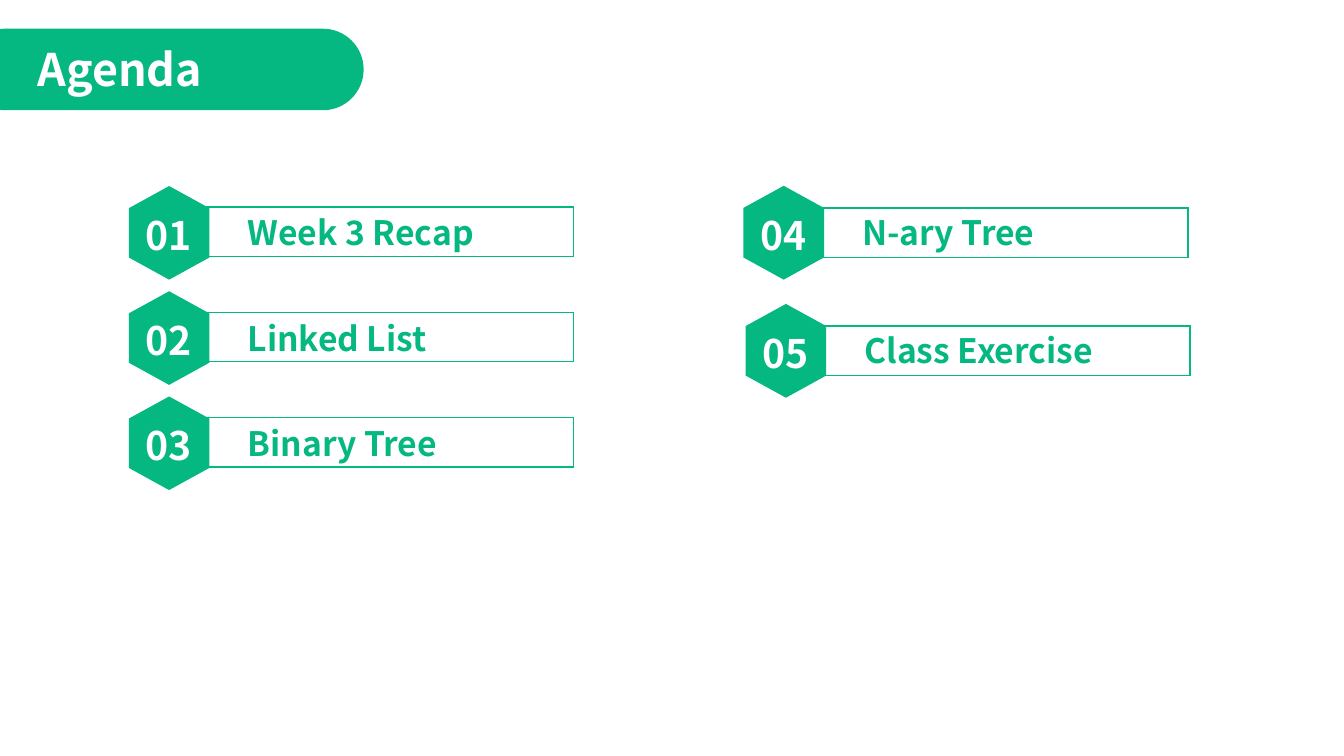
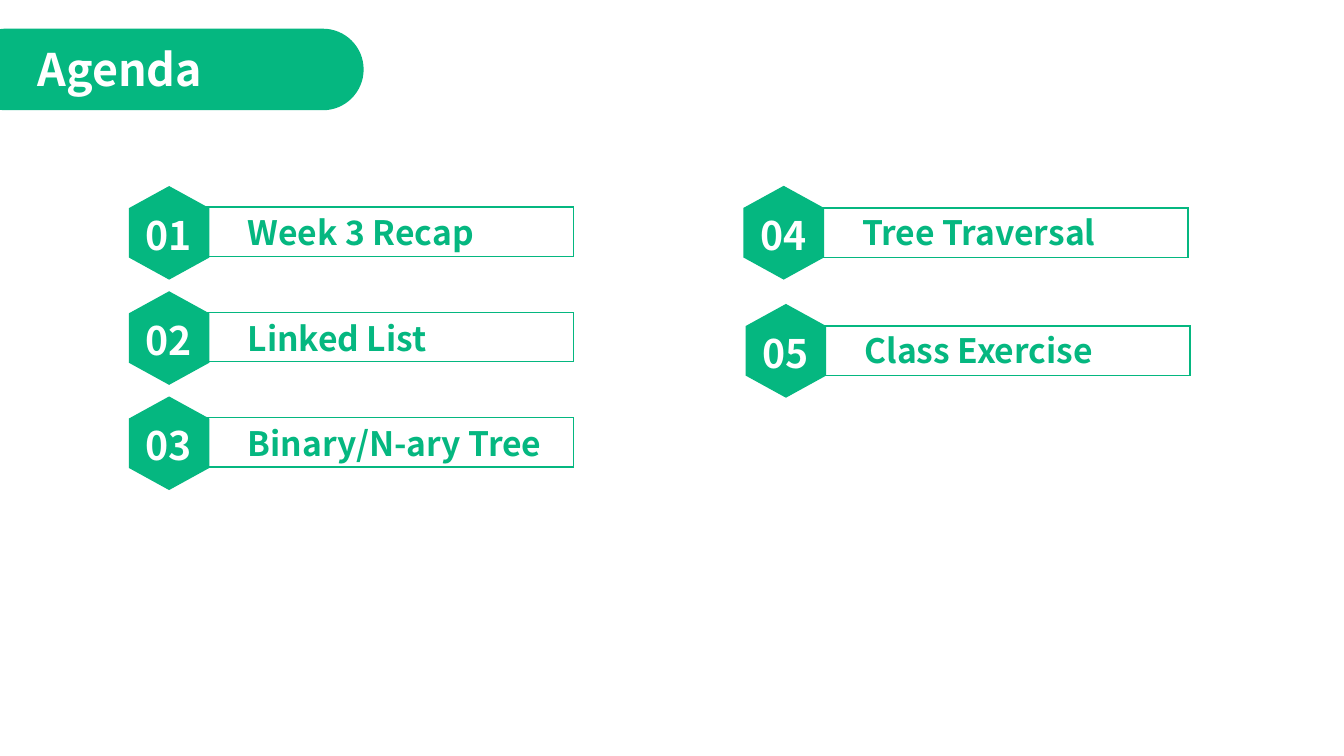
Before and after one commit to jimmyyih518/DSA2022Fall, a slide deck: slide 2 of week4/week4_slides.pptx. Drawn at 1344x756 pixels with LibreOffice and Linux fonts; fonts in the diff are those of the drawing. Boxes give left, top, right and bottom in pixels: in the first picture for what was removed or moved away, otherwise in the second. Text is boxed around its words. In the diff, an @@ line names an element or a change of style, - is before the commit and + after.

```diff
--- a/week4/week4_slides.pptx
+++ b/week4/week4_slides.pptx
@@ text at [862,218,1096,246]: text changed @@
-N-ary Tree
+Tree Traversal
@@ text at [248,428,542,464]: text changed @@
-Binary Tree
+Binary/N-ary Tree
```
Also in this commit, not shown: 7 other slides changed, 13 slides added, 17 other files.
